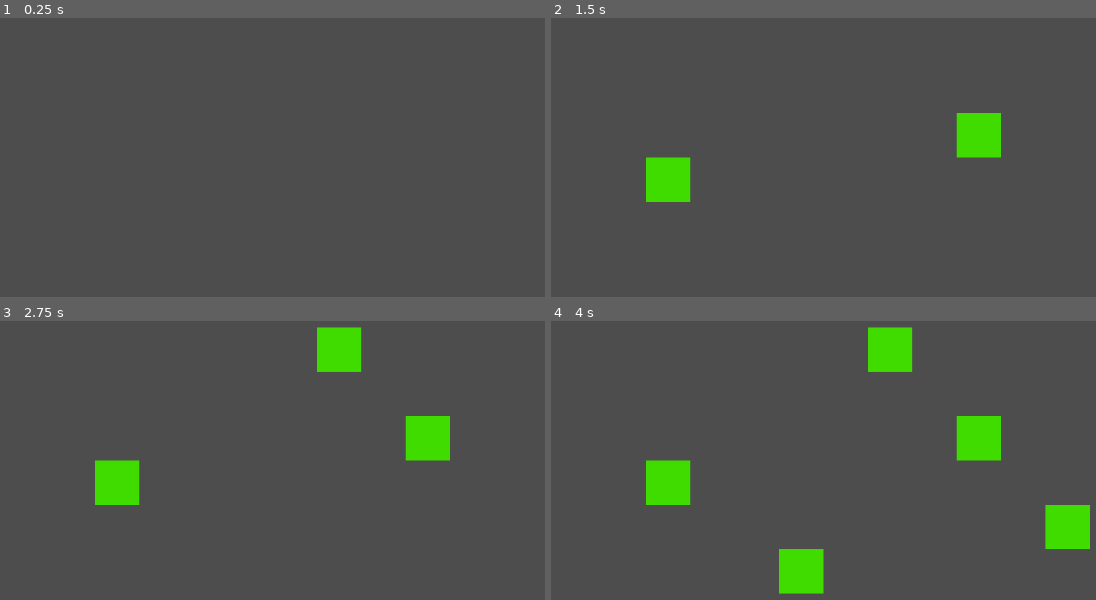
Above: before the commit, frames 1-4 (two rows, left to right).
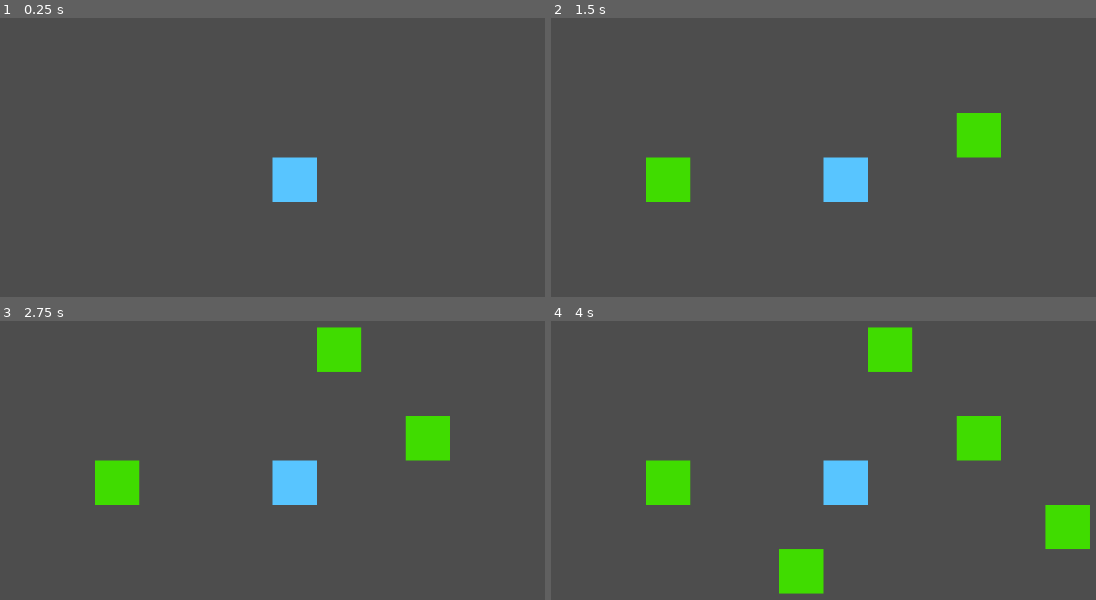
Above: after the commit, the same moments.

Repository: Stan-Stani/game-of-strife
Game: Godot game, scene res://Main.tscn
The game is run twice, just before and just after one commit, with the same random seed, the same clock (stepped at 60 frames per second) and the same inputs.
Inputs (mouse positions are in pixels of both pictures, inside the frame that each line leads up to):
- Up to frame 1 (0.25 s): no input
- Up to frame 2 (1.5 s): tap Enter (ui_accept) at 0.5, 1.25 s; move the mouse to (997, 135) at 0.52 s; hold D (move_right) 0.53-1.25 s; hold X (aim_cam) 0.53-1.25 s; click (997, 135) at 0.67 s; tap Space (jump) at 0.77 s; drag from (665, 179) to (785, 246) at 1.27 s
- Up to frame 3 (2.75 s): tap Enter (ui_accept) at 2 s; move the mouse to (354, 362) at 2.02 s; hold D (move_right) from 2.03 s (still down); tap R (ragdoll) at 2.1 s; click (354, 362) at 2.17 s
- Up to frame 4 (4 s): release D (move_right) at 2.75 s; tap Enter (ui_accept) at 2.75, 3.5 s; drag from (785, 549) to (583, 393) at 2.77 s; move the mouse to (1063, 527) at 3.52 s; hold A (move_left) from 3.53 s (still down); click (1063, 527) at 3.6 s; tap Space (jump) at 3.77 s

The runs differ from the first frame. In frame 1, 1.3% of the frame differs, in the area x 49-59%, y 49-66%; in frame 2, 1.3%; in frame 3, 1.3%; in frame 4, 1.3%.

Commit message:
fix: use correct direction for y in 3d

Diff:
--- a/Main.tscn
+++ b/Main.tscn
@@ -16,4 +16,7 @@
 
 [node name="Camera2D" type="Camera2D" parent="."]
 
+[node name="Cell2" parent="." instance=ExtResource("2_uu6xs")]
+color = Color(0.34535, 0.770655, 1, 1)
+
 [connection signal="timeout" from="Timer" to="." method="_on_timer_timeout"]
--- a/game_3d.gd
+++ b/game_3d.gd
@@ -7,7 +7,7 @@
 	for cellPos in GameState.colony:
 				if GameState.colony[cellPos] == true:
 					var cell_3d = Cell3D.instantiate()
-					var position_3d = Vector3(cellPos.x, cellPos.y, 0)
+					var position_3d = Vector3(cellPos.x, -cellPos.y, 0)
 					cell_3d.position = position_3d
 					add_child(cell_3d)
 
--- a/project.godot
+++ b/project.godot
@@ -18,6 +18,10 @@
 [autoload]
 
 GameState="*res://game_state.gd"
+
+[display]
+
+window/vsync/vsync_mode=0
 
 [input]
 
Not shown, changed: addons/PlayerCharacter/StateMachine/player_character_script.gd
